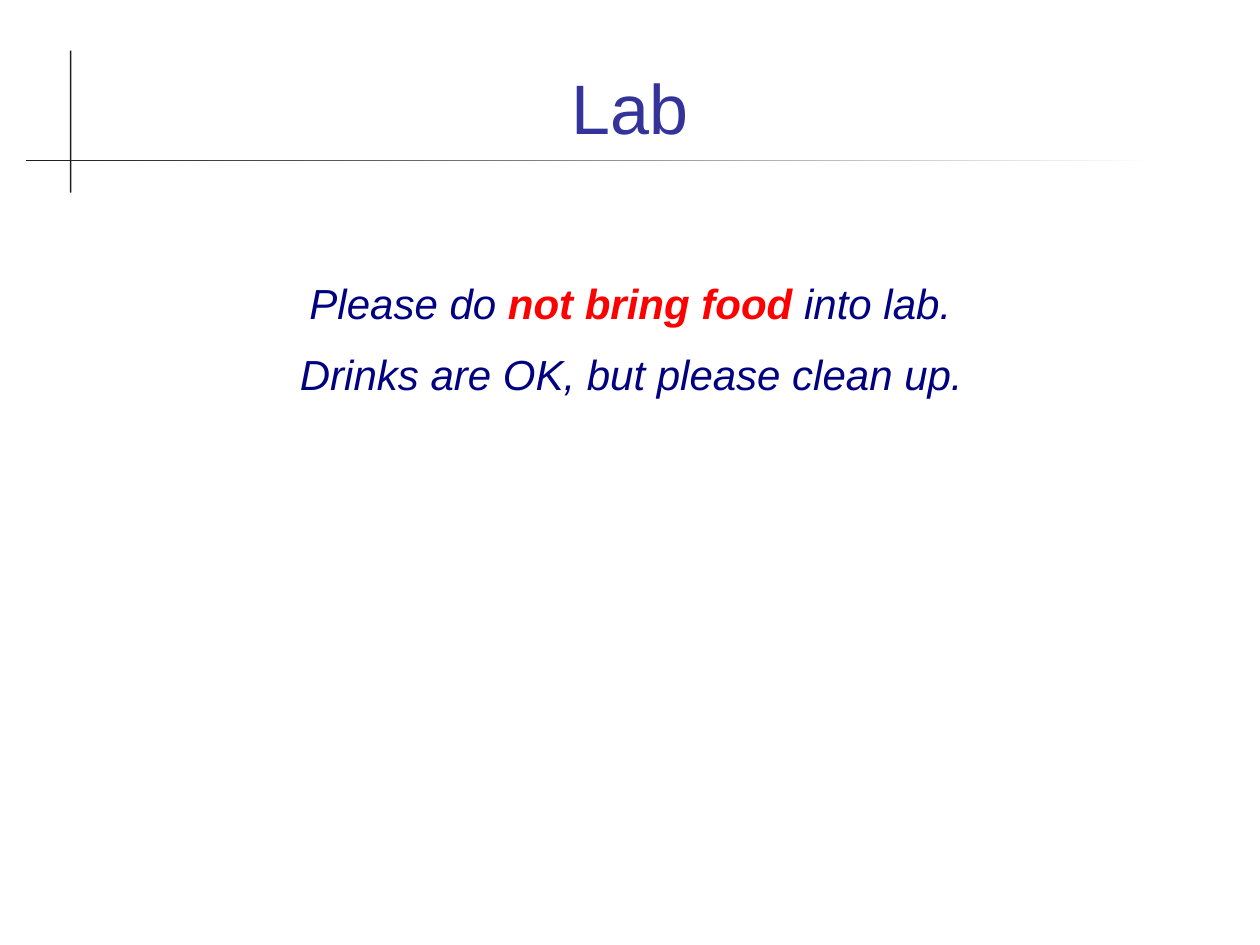
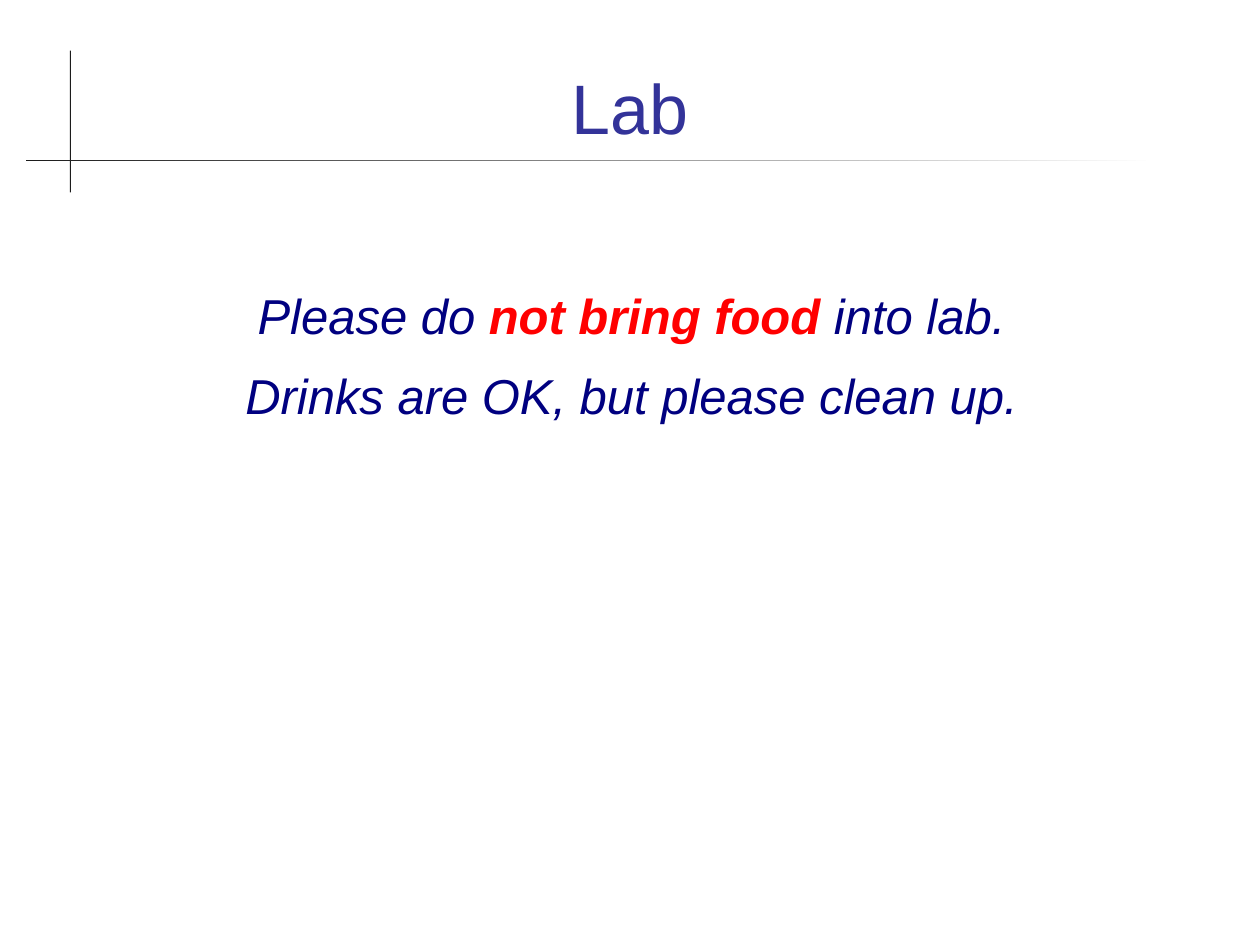
Before and after one commit to skeoop/skeoop.github.io, a slide deck: slide 17 of intro/Introduction-to-Course.ppt. Drawn at 1260x945 pixels with LibreOffice and Linux fonts; fonts in the diff are those of the drawing. Boxes give left, top, right and bottom in pixels: in the first picture for what was removed or moved away, otherwise in the second. Text is boxed around its words. In the diff, an @@ line names an element or a change of style, - is before the commit and + after.

Commit message:
formatting of intro slides

```diff
--- a/intro/Introduction-to-Course.ppt
+++ b/intro/Introduction-to-Course.ppt
@@ text "Please do not bring food ..." at [245,298,1018,424]: size 24 to 28 pt; alignment left to centre @@
```
Also in this commit, not shown: 14 other slides changed, 1 other file.
